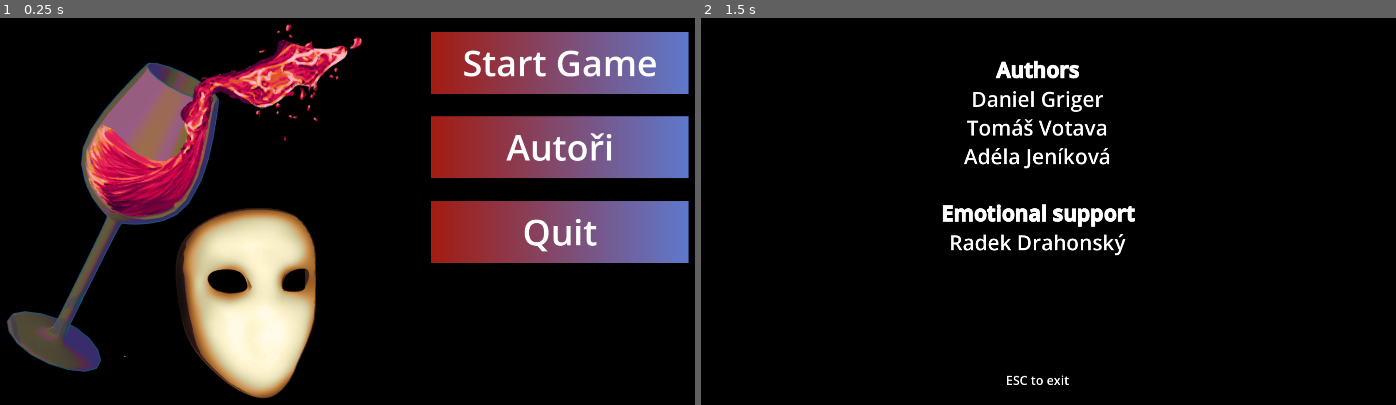
Above: before the commit, frames 1-2 (left to right).
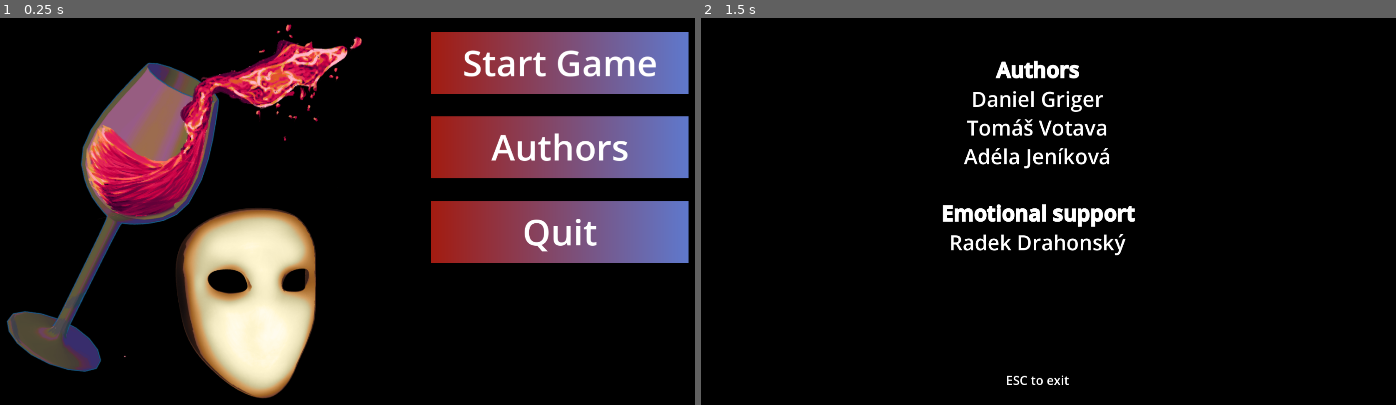
Above: after the commit, the same moments.

Repository: buficek7/GameJamBrno2024
Game: Godot game, scene res://scenes/Menu.tscn
Two runs of this game, one before a commit and one after it. Both use one fixed random seed, a clock stepped at 60 frames per second and the inputs below.
Inputs (mouse positions are in pixels of both pictures, inside the frame that each line leads up to):
- Up to frame 1 (0.25 s): no input
- Up to frame 2 (1.5 s): click "Autoři" (after the commit: "Authors") at 0.5 s; tap Enter at 1.25 s; move the mouse to (1215, 188) at 1.27 s; hold I (Inspect) from 1.28 s (still down)

The runs differ from the first frame. In frame 1, 0.7% of the frame differs, in the area x 70-91%, y 29-37%; in frame 2, nothing differs.

Commit message:
menu translation

Diff:
--- a/scenes/Menu.tscn
+++ b/scenes/Menu.tscn
@@ -98,7 +98,7 @@
 layout_mode = 0
 offset_right = 621.0
 offset_bottom = 147.0
-text = "Autoři"
+text = "Authors"
 label_settings = SubResource("LabelSettings_vsnv0")
 horizontal_alignment = 1
 vertical_alignment = 1
